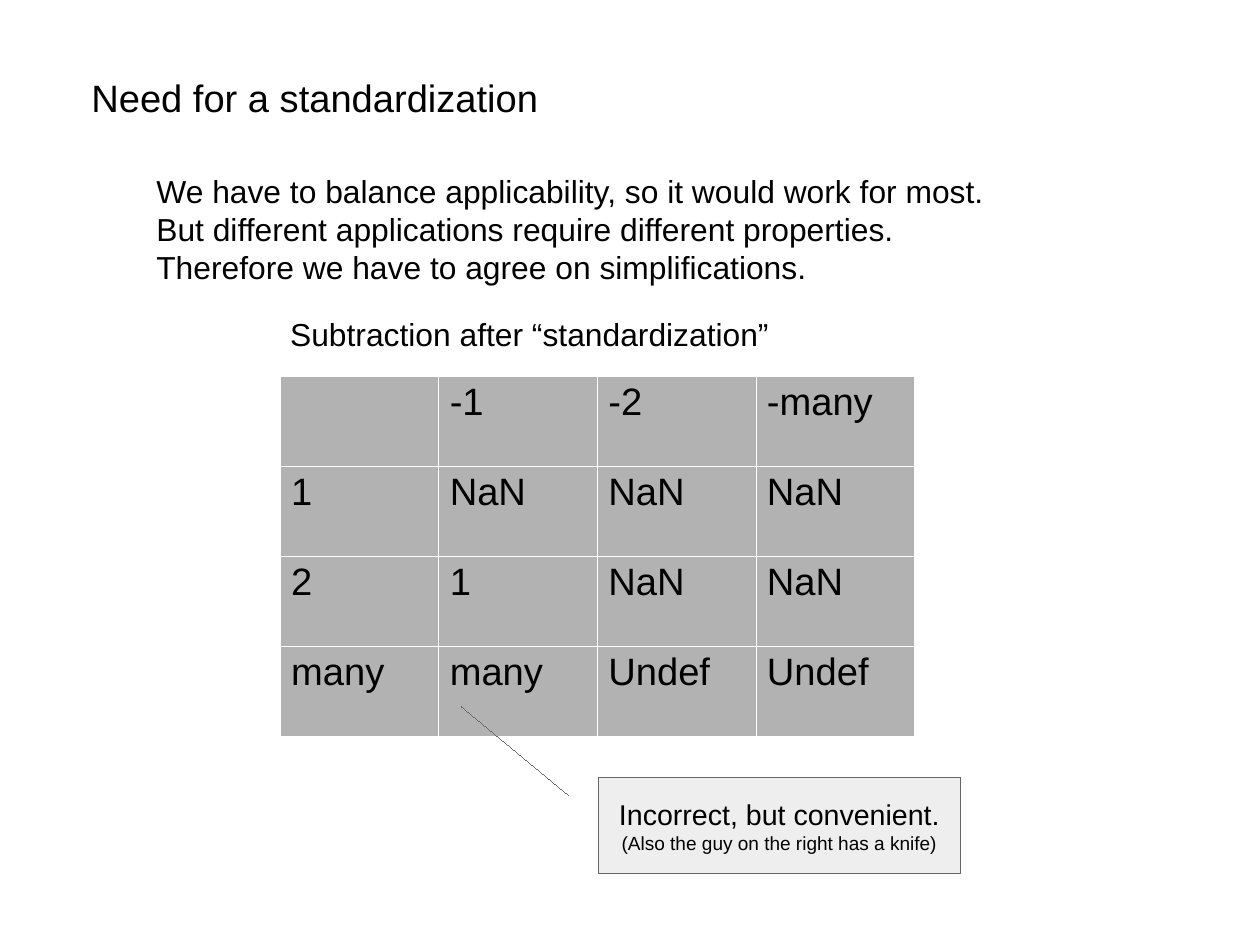
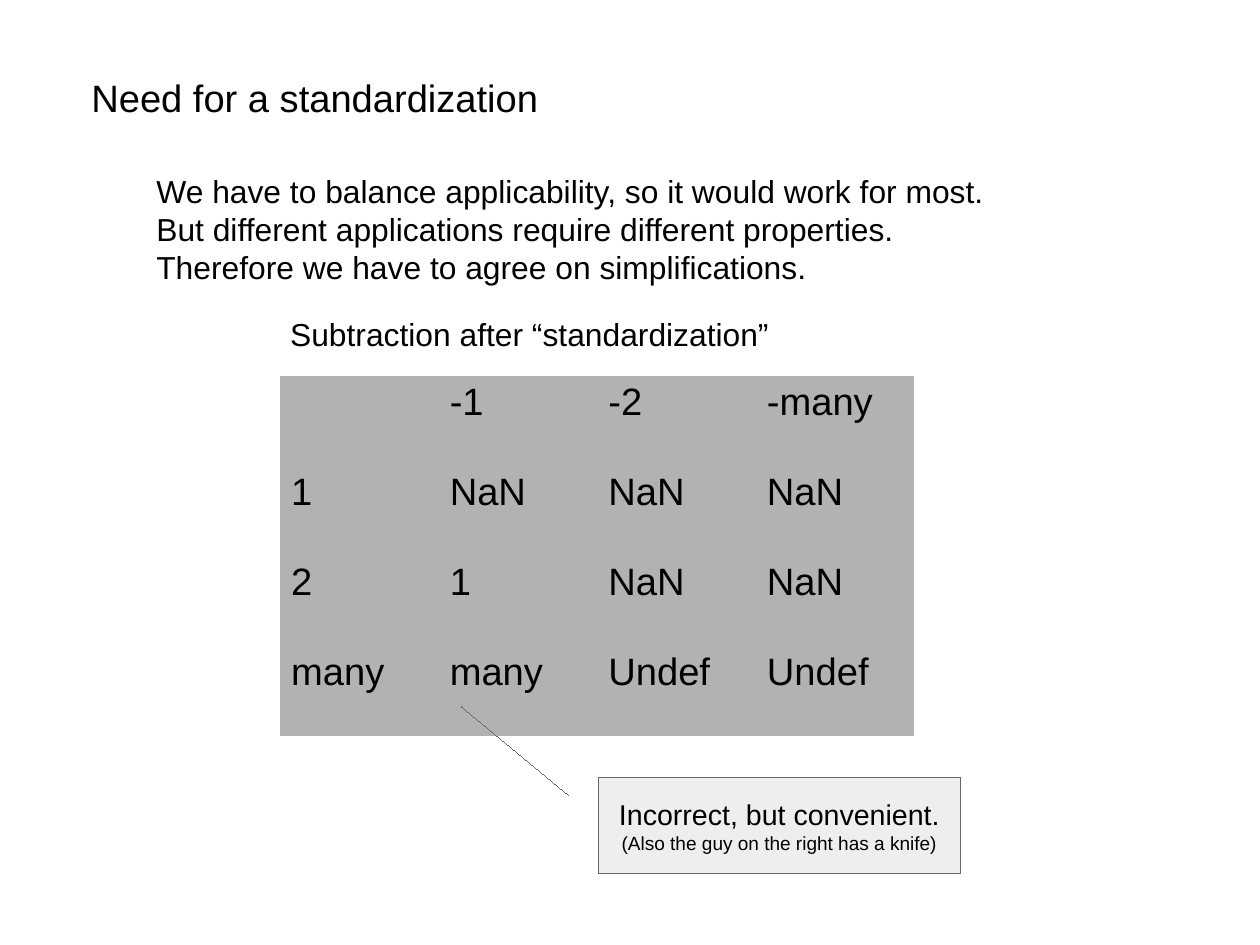
Before and after one commit to akalenuk/floating-point-experiments, a slide deck: slide 5 of floating.odp. Drawn at 1260x945 pixels with LibreOffice and Linux fonts; fonts in the diff are those of the drawing. Boxes give left, top, right and bottom in pixels: in the first picture for what was removed or moved away, otherwise in the second. Text is boxed around its words. In the diff, an @@ line names an element or a change of style, - is before the commit and + after.

```diff
--- a/floating.odp
+++ b/floating.odp
@@ table at [280,376,916,736] @@
@@ borders changed @@
```
Also in this commit, not shown: 2 other slides changed, 4 slides added, 1 slide removed, 3 other files.
